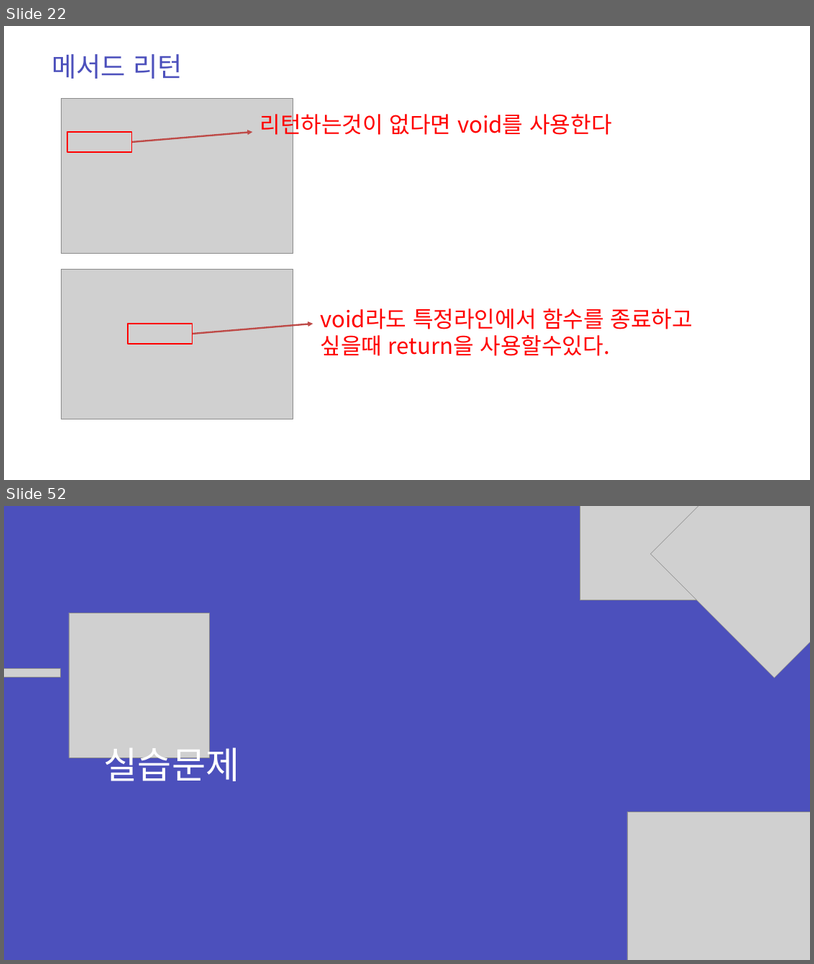
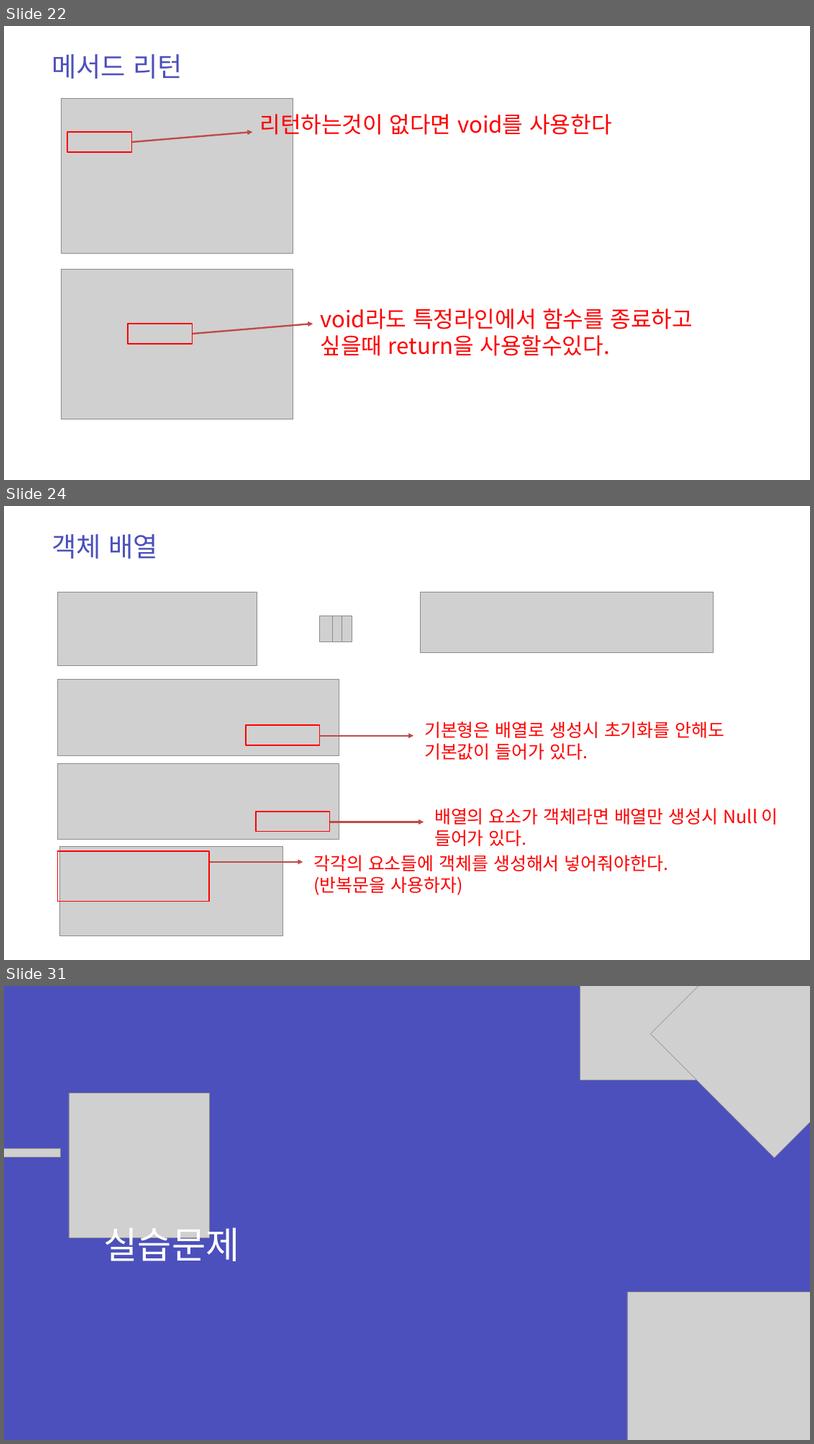
Before and after one commit to zest132/JavaLecture, a slide deck: JavaLecture/LectureFile/java 6강.pptx. Shown one above the other, each under a label of ours: slides 22 and 52 before the commit, slides 22, 24 and 31 after it; the slides between them are not shown. The pictures are 814x964 and 814x1444 pixels, drawn with LibreOffice and Linux fonts; fonts in the diff are those of the drawing; grey boxes stand for pictures. Boxes give left, top, right and bottom in pixels: in the first picture for what was removed or moved away, otherwise in the second. Text is boxed around its words. In the diff, an @@ line names an element or a change of style, - is before the commit and + after.

```diff
--- a/JavaLecture/LectureFile/java 6강.pptx
+++ b/JavaLecture/LectureFile/java 6강.pptx
@@ slide 24 added at box(4, 506, 810, 960), background #FFFFFF @@
@@ text added at box(52, 534, 158, 559), 48 pt, text #4C50BC @@
+객체 배열
@@ picture added at box(57, 592, 257, 665) @@
@@ picture added at box(420, 592, 713, 652) @@
@@ picture added at box(319, 615, 332, 641) @@
@@ picture added at box(329, 615, 342, 641) @@
@@ picture added at box(339, 615, 352, 641) @@
@@ picture added at box(57, 679, 339, 756) @@
@@ text added at box(424, 721, 725, 759), 32 pt, text #FF0000 @@
+기본형은 배열로 생성시 초기화를 안해도 기본값이 들어가 있다.
@@ rectangle added at box(246, 725, 320, 745), outline #FF0000 2 pt @@
@@ arrow added from (319, 736) to (414, 736), #BF4C48 3 pt @@
@@ picture added at box(57, 763, 339, 839) @@
@@ text added at box(435, 808, 779, 846), 32 pt, text #FF0000 @@
+배열의 요소가 객체라면 배열만 생성시 Null 이 들어가 있다.
@@ rectangle added at box(256, 811, 330, 831), outline #FF0000 2 pt @@
@@ arrow added from (329, 821) to (424, 821), #BF4C48 3 pt @@
@@ rectangle added at box(57, 851, 208, 901), outline #FF0000 2 pt @@
@@ picture added at box(59, 846, 283, 935) @@
@@ arrow added from (209, 862) to (304, 862), #BF4C48 3 pt @@
@@ text added at box(314, 854, 669, 895), 32 pt, text #FF0000 @@
+각각의 요소들에 객체를 생성해서 넣어줘야한다.(반복문을 사용하자)
@@ what was slide 52 is now slide 31 @@
```
Also in this commit, not shown: 3 slides changed, 5 other slides added, 27 slides removed, 3 other files.
